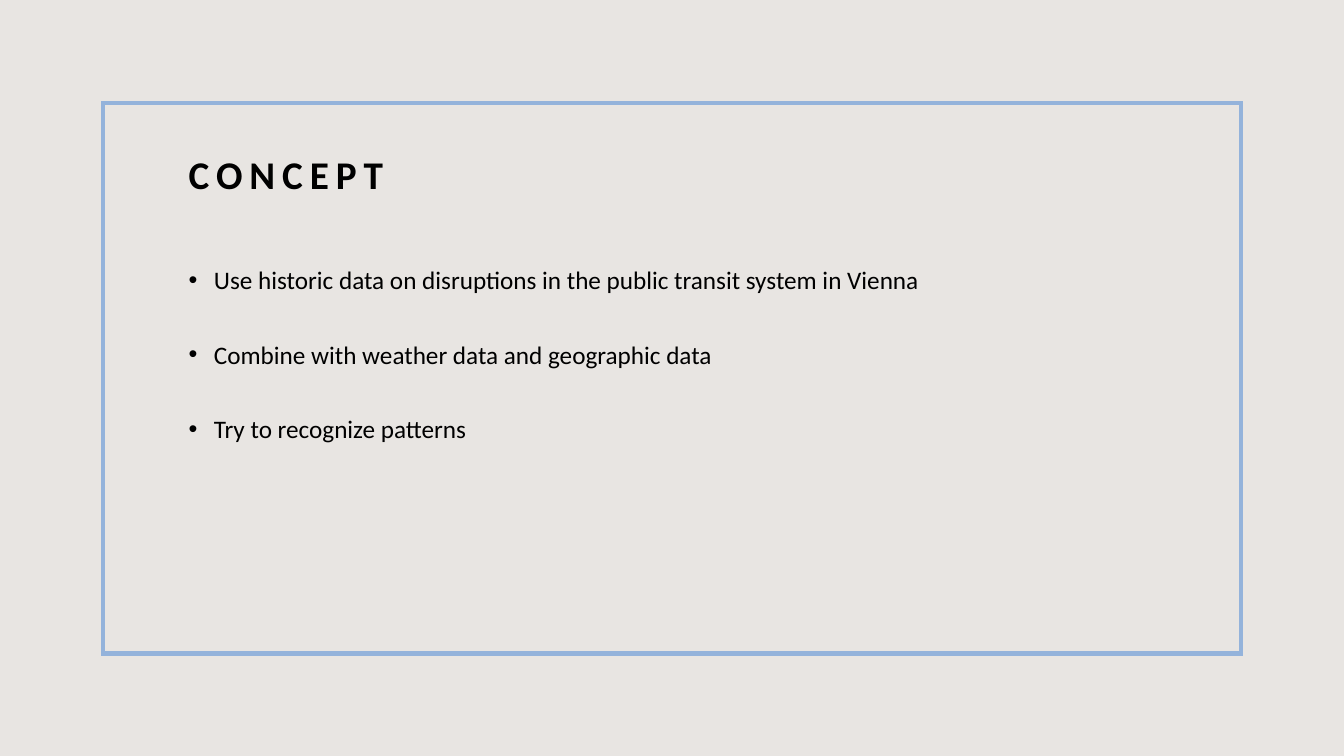
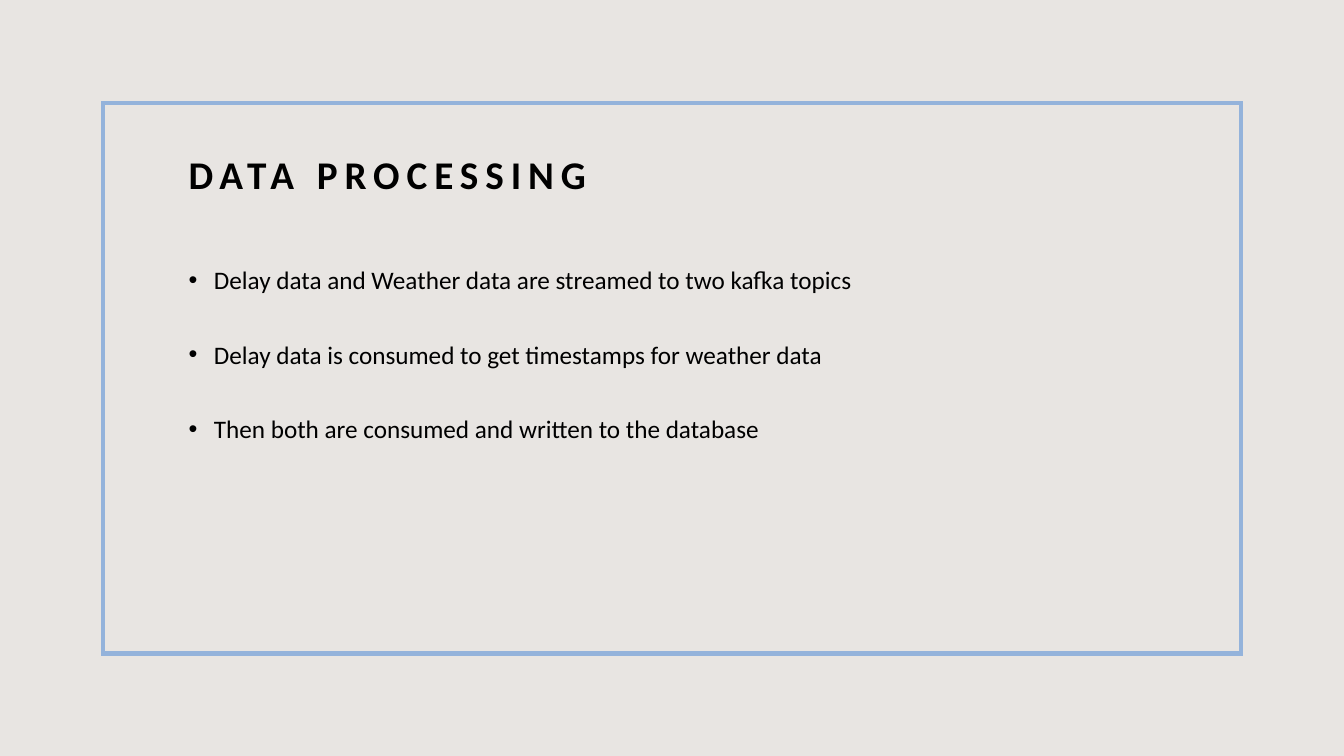
Before and after one commit to toporek3112/vienna_public-transport_weather_correlation, a slide deck: slide 6 of dsi_project.pptx. Drawn at 1344x756 pixels with LibreOffice and Linux fonts; fonts in the diff are those of the drawing. Boxes give left, top, right and bottom in pixels: in the first picture for what was removed or moved away, otherwise in the second. Text is boxed around its words. In the diff, an @@ line names an element or a change of style, - is before the commit and + after.

```diff
--- a/dsi_project.pptx
+++ b/dsi_project.pptx
@@ text at [214, 271, 851, 438]: text changed @@
-• Use historic data on disruptions in the public transit system in Vienna
-• Combine with weather data and geographic data
-• Try to recognize patterns
+• Delay data and Weather data are streamed to two kafka topics
+• Delay data is consumed to get timestamps for weather data
+• Then both are consumed and written to the database
@@ title at [276, 271, 321, 289]: text changed @@
-CONCEPT
+DATA PROCESSING
```
Also in this commit, not shown: 1 other slide changed, 5 slides added, 2 slides removed.
